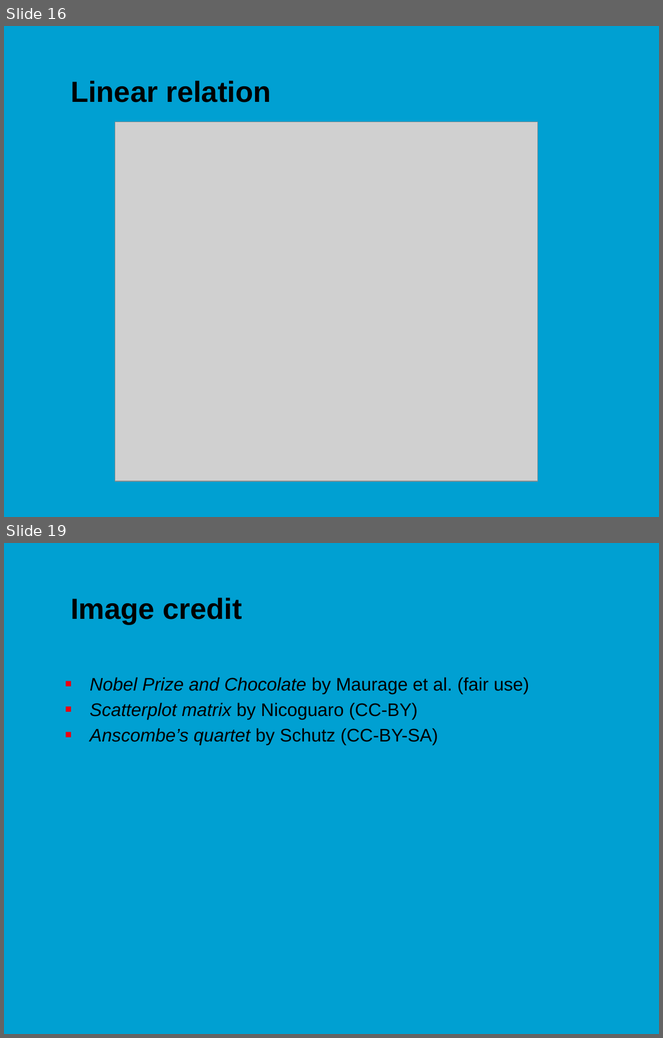
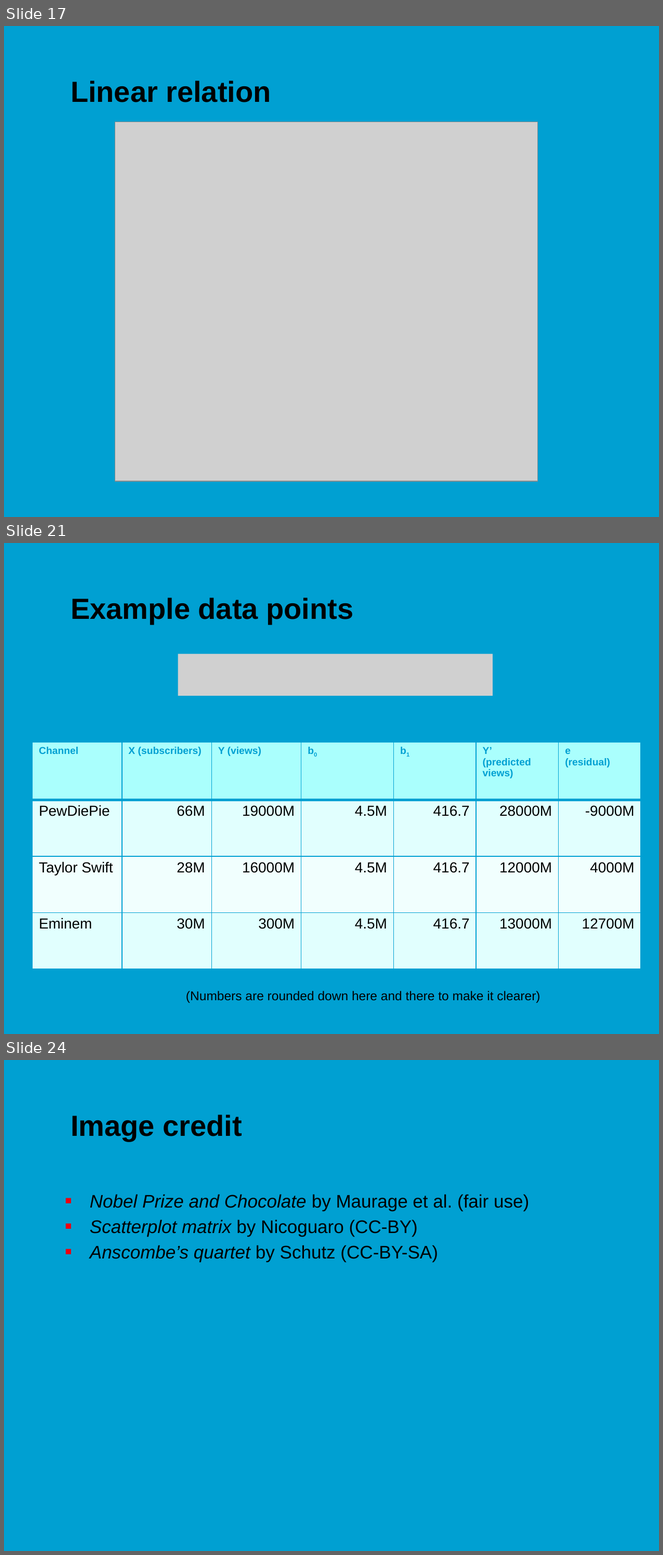
Before and after one commit to jonasmoons/data-driven-learning, a slide deck: slides/ddl-w5l1.pptx. Shown one above the other, each under a label of ours: slides 16 and 19 before the commit, slides 17, 21 and 24 after it; the slides between them are not shown. The pictures are 663x1038 and 663x1555 pixels, drawn with LibreOffice and Linux fonts; fonts in the diff are those of the drawing; grey boxes stand for pictures; background and template pictures are left out. Boxes give left, top, right and bottom in pixels: in the first picture for what was removed or moved away, otherwise in the second. Text is boxed around its words. In the diff, an @@ line names an element or a change of style, - is before the commit and + after.

```diff
--- a/slides/ddl-w5l1.pptx
+++ b/slides/ddl-w5l1.pptx
@@ slide 21 added at bbox=[4, 543, 659, 1034], background picture (left out) @@
@@ title added at bbox=[71, 598, 353, 625], 32 pt, text #000000, bold @@
+Example data points
@@ picture added at bbox=[178, 654, 493, 696] @@
@@ table added at bbox=[32, 742, 642, 969], 4 rows, 7 columns @@
+Channel | X (subscribers) | Y (views) | b0 | b1 | Y’ / (predicted views) | e / (residual)
+PewDiePie | 66M | 19000M | 4.5M | 416.7 | 28000M | -9000M
+Taylor Swift | 28M | 16000M | 4.5M | 416.7 | 12000M | 4000M
+Eminem | 30M | 300M | 4.5M | 416.7 | 13000M | 12700M
@@ text added at bbox=[186, 991, 540, 1003], 14 pt, text #000000 @@
+(Numbers are rounded down here and there to make it clearer)
@@ what was slide 16 is now slide 17 @@
@@ what was slide 19 is now slide 24 @@
```
Also in this commit, not shown: 7 slides changed, 6 other slides added, 2 slides removed.
